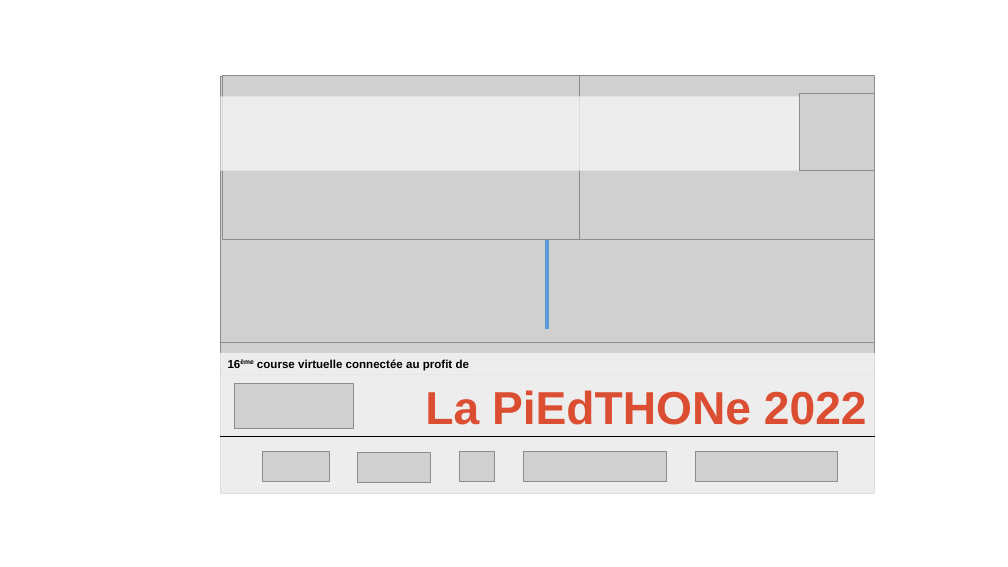
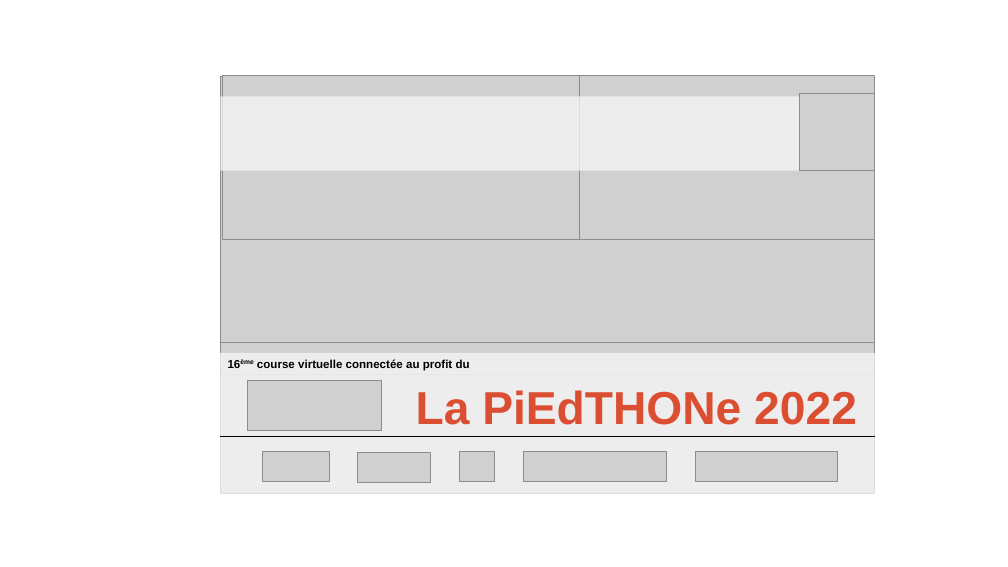
Before and after one commit to mjacoupy/dossard_piedthone, a slide deck: slide 3 of Modele.pptx. Drawn at 1008x567 pixels with LibreOffice and Linux fonts; fonts in the diff are those of the drawing; grey boxes stand for pictures. Boxes give left, top, right and bottom in pixels: in the first picture for what was removed or moved away, otherwise in the second. Text is boxed around its words. In the diff, an @@ line names an element or a change of style, - is before the commit and + after.

```diff
--- a/Modele.pptx
+++ b/Modele.pptx
@@ line removed from (547, 240) to (547, 329) @@
@@ text in rectangle at (257,359,470,371): text changed @@
-16ème course virtuelle connectée au profit de
+16ème course virtuelle connectée au profit du
@@ rectangle "La PiEdTHONe 2022" at (220,374,875,494): alignment right to centre @@
@@ picture: place and size @@
-picture at (234,384,353,429)
+picture at (248,380,381,430)
```
Also in this commit, not shown: 2 other files.
